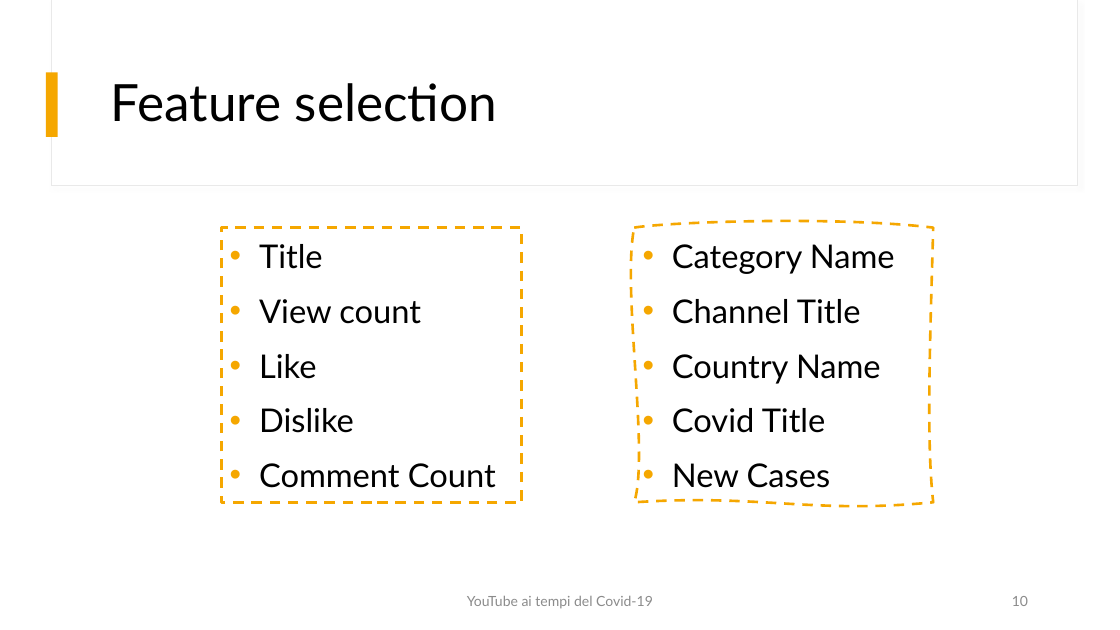
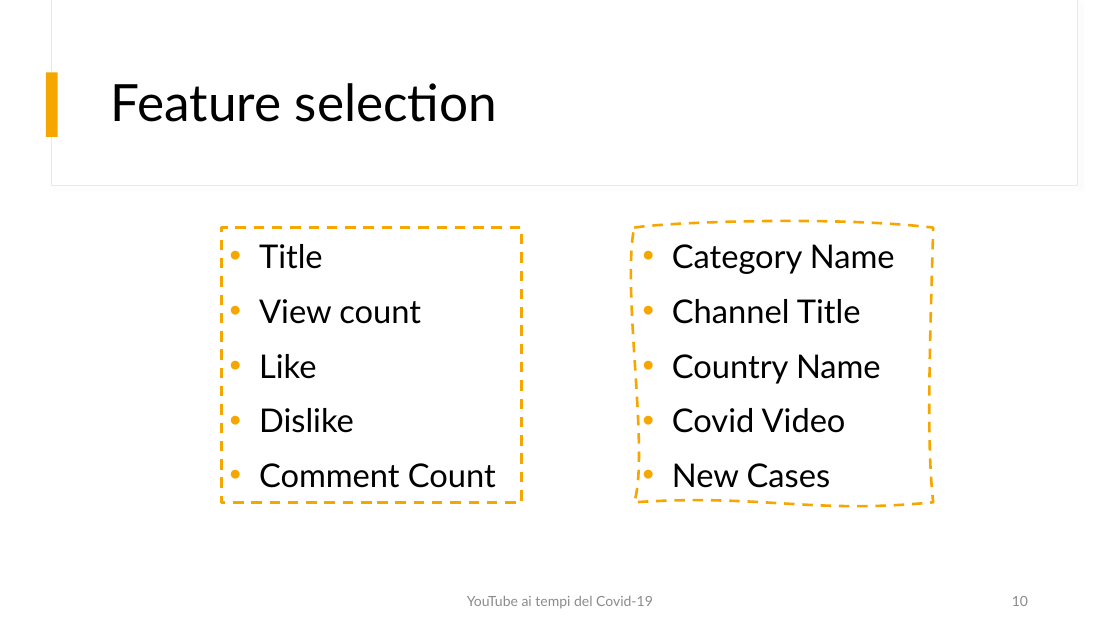
Before and after one commit to fedelux3/Youtube_trending_analysis, a slide deck: slide 10 of presentazione/presentazione.pptx. Drawn at 1120x630 pixels with LibreOffice and Linux fonts; fonts in the diff are those of the drawing. Boxes give left, top, right and bottom in pixels: in the first picture for what was removed or moved away, otherwise in the second. Text is boxed around its words. In the diff, an @@ line names an element or a change of style, - is before the commit and + after.

```diff
--- a/presentazione/presentazione.pptx
+++ b/presentazione/presentazione.pptx
@@ text in freeform shape at box(672, 408, 846, 433): text changed @@
-• Covid Title
+• Covid Video
```
Also in this commit, not shown: 4 other slides changed.
